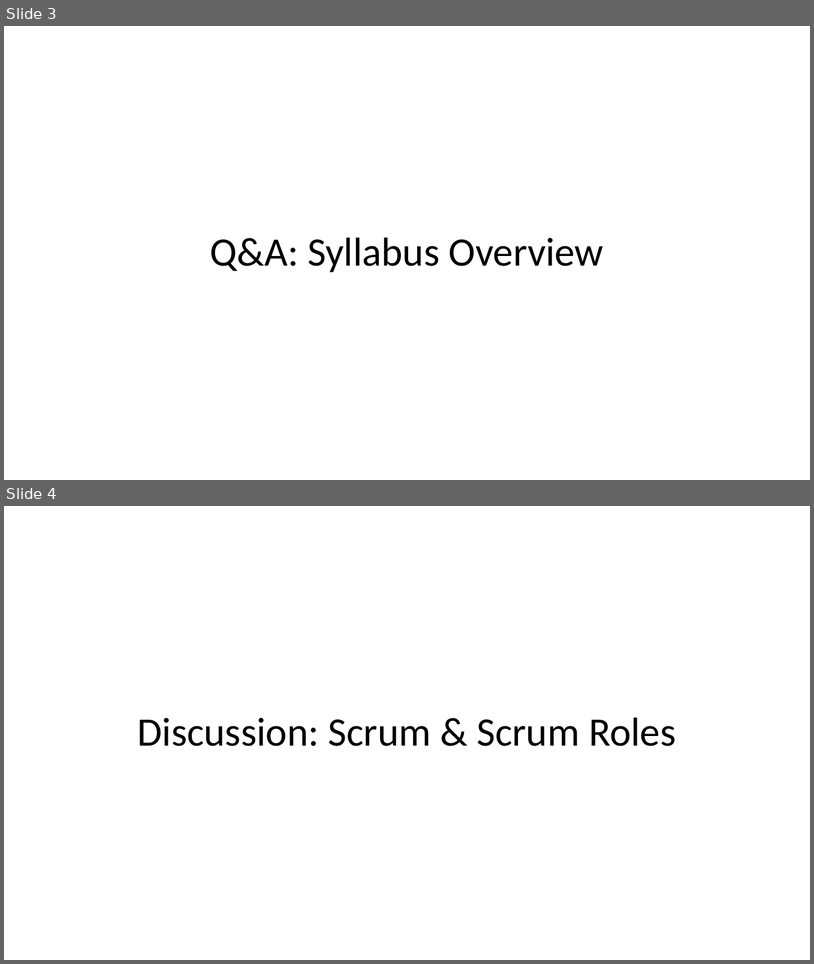
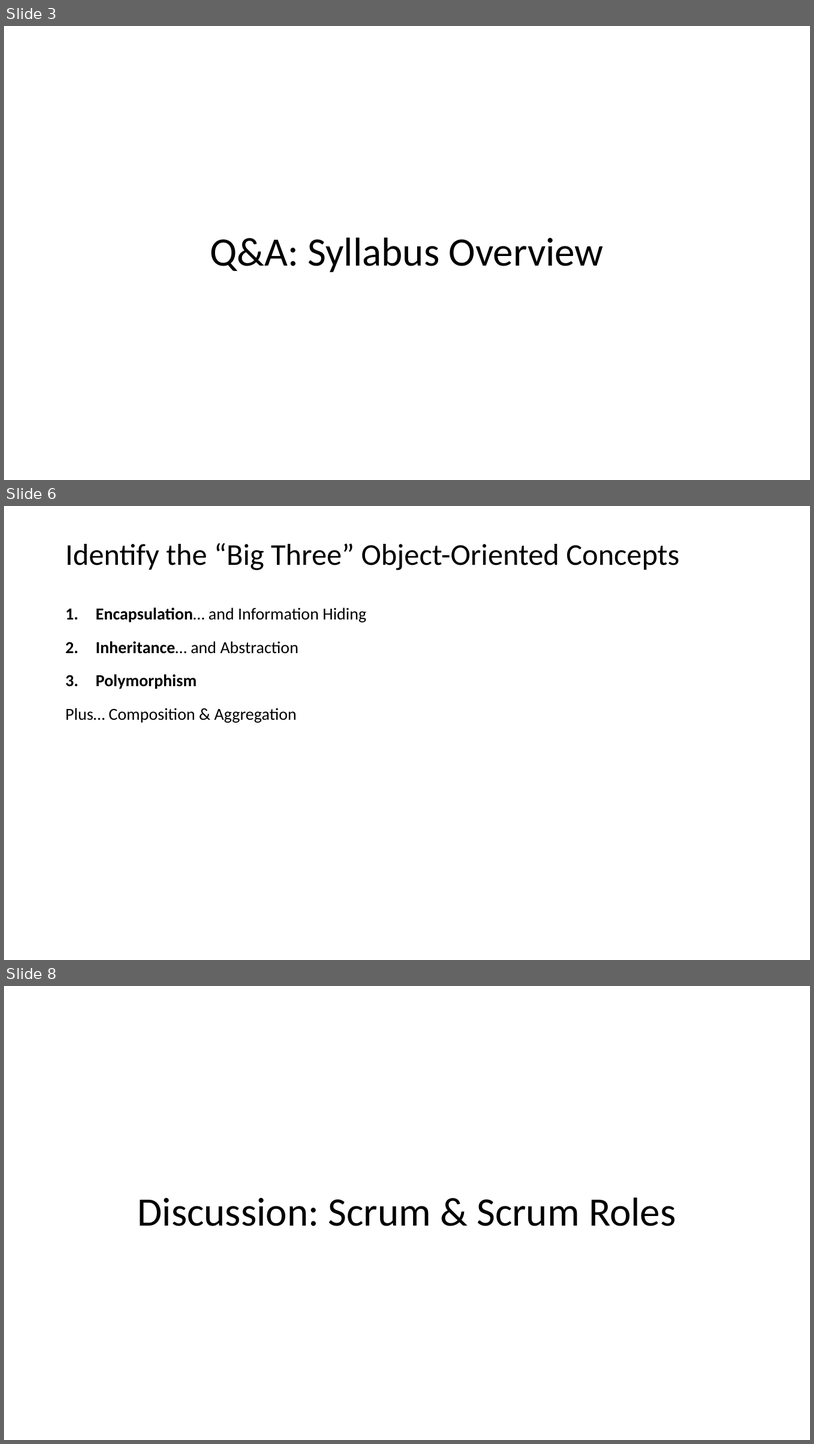
Before and after one commit to jamesbaptiste1/cpsc-24500-2019-01-spring-001, a slide deck: lecture-presentations/2019-01-17.pptx. Shown one above the other, each under a label of ours: slides 3 and 4 before the commit, slides 3, 6 and 8 after it; the slides between them are not shown. The pictures are 814x964 and 814x1444 pixels, drawn with LibreOffice and Linux fonts; fonts in the diff are those of the drawing. Boxes give left, top, right and bottom in pixels: in the first picture for what was removed or moved away, otherwise in the second. Text is boxed around its words. In the diff, an @@ line names an element or a change of style, - is before the commit and + after.

```diff
--- a/lecture-presentations/2019-01-17.pptx
+++ b/lecture-presentations/2019-01-17.pptx
@@ slide 6 added at bbox=[4, 506, 810, 960], background #FFFFFF @@
@@ title added at bbox=[65, 543, 680, 570], 36 pt, text #000000 @@
+Identify the “Big Three” Object-Oriented Concepts
@@ text added at bbox=[65, 607, 366, 723], 20 pt, text #000000 @@
+1. Encapsulation… and Information Hiding
+2. Inheritance… and Abstraction
+3. Polymorphism
+Plus… Composition & Aggregation
@@ what was slide 4 is now slide 8 @@
```
Also in this commit, not shown: 3 slides changed, 4 other slides added, 1 other file.
